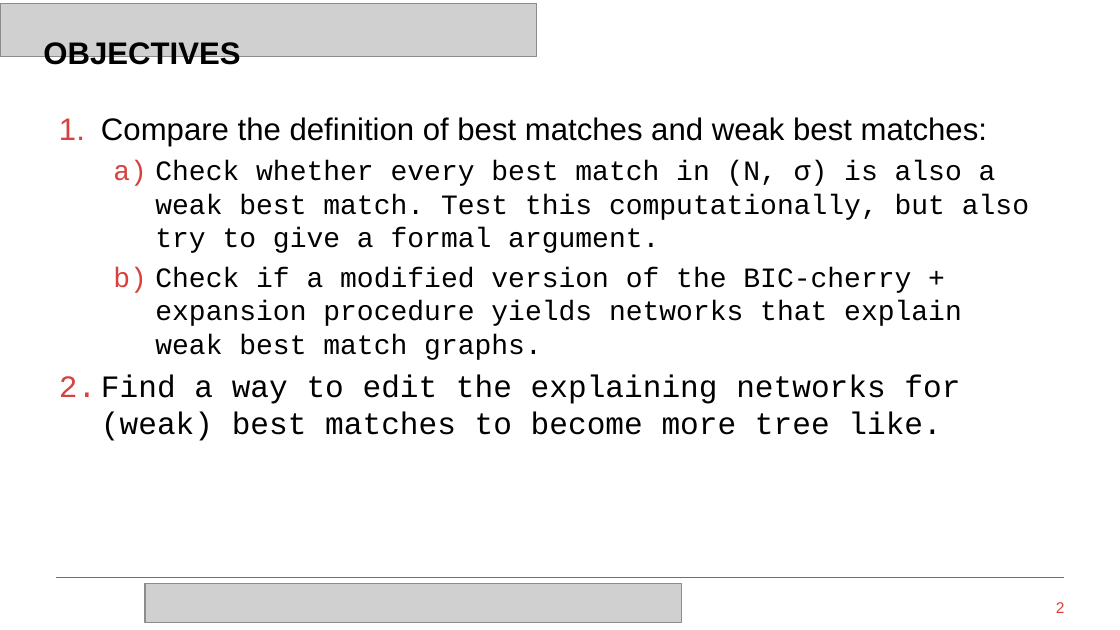
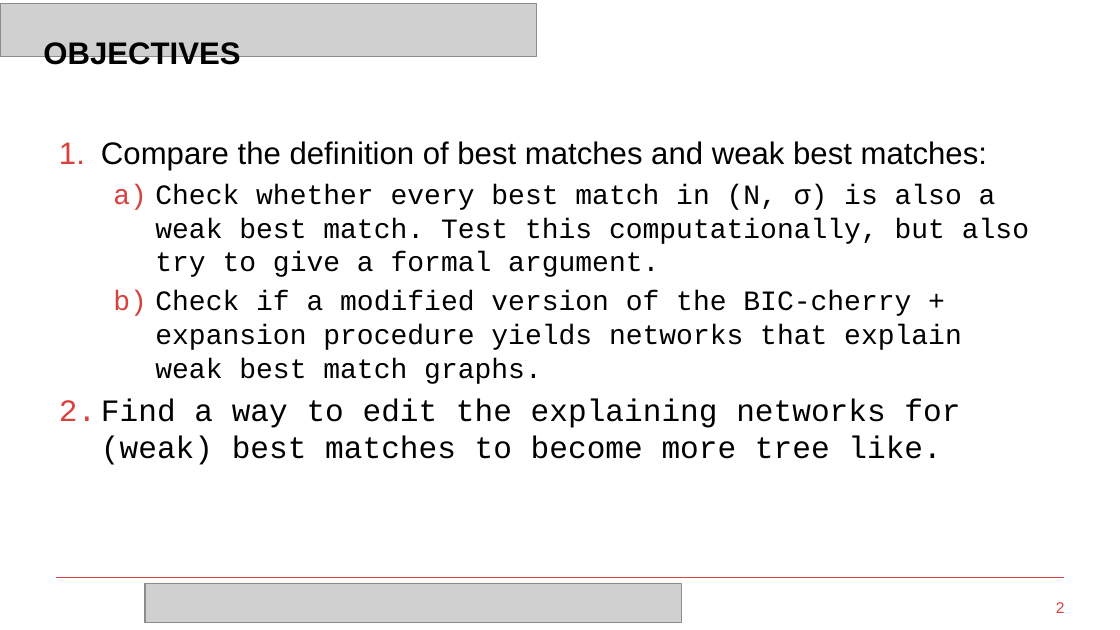
Before and after one commit to Maxisman/fortgeschrittene_Methoden_der_Bioinformatik, a slide deck: slide 2 of Code/Presentation/Presentation_template.pptx. Drawn at 1120x630 pixels with LibreOffice and Linux fonts; fonts in the diff are those of the drawing; grey boxes stand for pictures; background and template pictures are left out. Boxes give left, top, right and bottom in pixels: in the first picture for what was removed or moved away, otherwise in the second. Text is boxed around its words. In the diff, an @@ line names an element or a change of style, - is before the commit and + after.

```diff
--- a/Code/Presentation/Presentation_template.pptx
+++ b/Code/Presentation/Presentation_template.pptx
@@ text "Compare the definition of best ...": place and size @@
-text "Compare the definition of best ..." at [101, 117, 1029, 441]
+text "Compare the definition of best ..." at [101, 141, 1029, 465]
```
Also in this commit, not shown: 4 other slides changed, 16 slides added, 4 other files.
